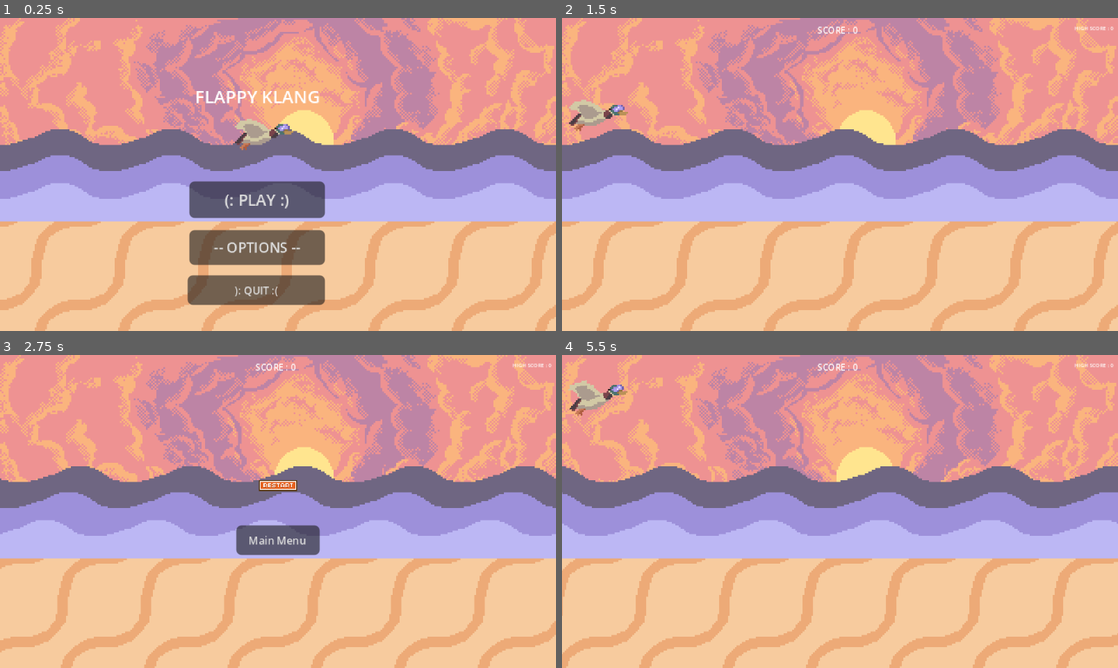
Above: before the commit, frames 1-4 (two rows, left to right).
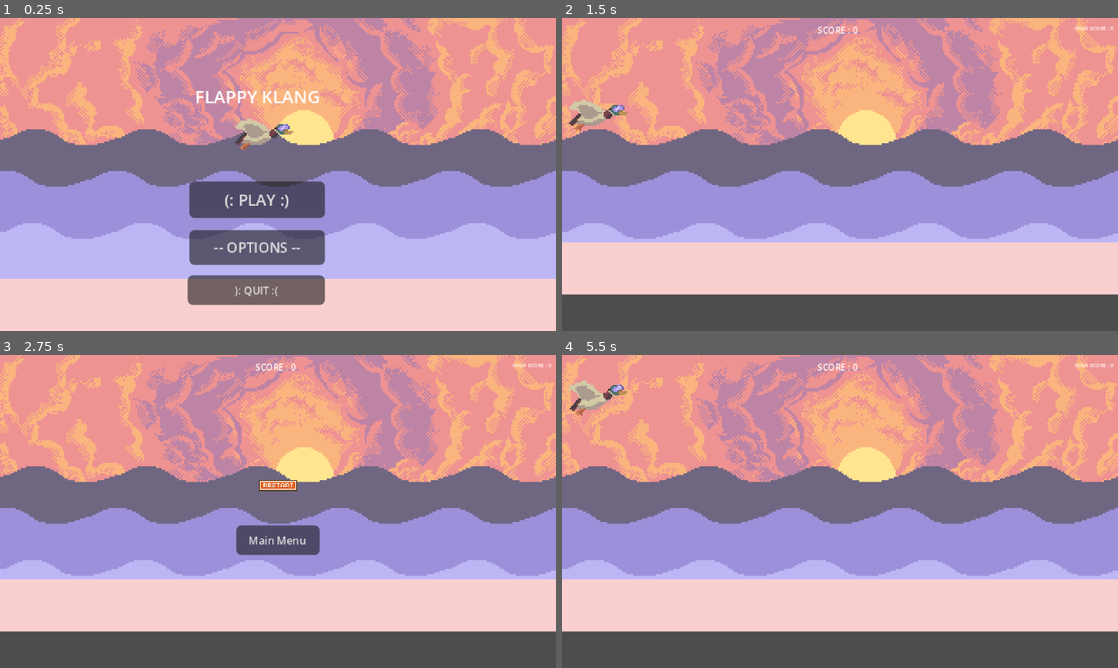
Above: after the commit, the same moments.

Repository: ThatRoucky/FLAPPY-KLANG
Game: Godot game, scene res://scenes/main_menu.tscn
Same seed, same stepped clock (60 frames per second), same inputs: the game is played once before the commit and once after it.
Inputs (mouse positions are in pixels of both pictures, inside the frame that each line leads up to):
- Up to frame 1 (0.25 s): no input
- Up to frame 2 (1.5 s): click "(: PLAY :)" at 0.5 s; tap Enter at 1.25 s; move the mouse to (962, 158) at 1.27 s
- Up to frame 3 (2.75 s): click (400, 495) at 1.52 s; click (400, 495) at 1.82 s; move the mouse to (166, 527) at 2.02 s; click (166, 527) at 2.27 s; click (166, 527) at 2.57 s
- Up to frame 4 (5.5 s): click "Main Menu" at 2.75 s; click "(: PLAY :)" at 3.5 s; tap Space at 4.25 s; move the mouse to (895, 442) at 4.27 s; tap Enter at 5 s; move the mouse to (812, 574) at 5.02 s; click (812, 574) at 5.27 s

The runs differ from the first frame. In frame 1, 48% of the frame differs, in the area x 0-100%, y 35-100%; in frame 2, 52%; in frame 3, 52%; in frame 4, 53%.

Commit message:
Changed the bg

Diff:
--- a/scenes/ground.tscn
+++ b/scenes/ground.tscn
@@ -1,21 +1,21 @@
 [gd_scene load_steps=4 format=3 uid="uid://d2ort7tfi33lg"]
 
 [ext_resource type="Script" uid="uid://bt6wb6bhnysrq" path="res://ground.gd" id="1_mi8v4"]
-[ext_resource type="Texture2D" uid="uid://bchvh0i25udsv" path="res://assets/Groung.png" id="2_mi8v4"]
+[ext_resource type="Texture2D" uid="uid://nwuv23xk7prm" path="res://assets/Beach.png" id="2_mi8v4"]
 
 [sub_resource type="RectangleShape2D" id="RectangleShape2D_w5yvf"]
-size = Vector2(960, 100)
+size = Vector2(320, 30)
 
 [node name="Ground" type="Area2D"]
 script = ExtResource("1_mi8v4")
 
 [node name="Sprite2D" type="Sprite2D" parent="."]
-position = Vector2(-384, 192)
+position = Vector2(-704, 165)
 texture = ExtResource("2_mi8v4")
 offset = Vector2(864, 0)
 
 [node name="CollisionShape2D" type="CollisionShape2D" parent="."]
-position = Vector2(480, 188)
+position = Vector2(160, 165)
 shape = SubResource("RectangleShape2D_w5yvf")
 debug_color = Color(0.30524918, 0.49490958, 1, 0.41960785)
 
--- a/scenes/main.gd
+++ b/scenes/main.gd
@@ -83,10 +83,7 @@
 		if scroll >= screen_size.x:
 			scroll = 0
 		#move ground Node
-		$Ground.position.x = -scroll
-		$DarkWave.position.x = -(scroll/4)
-		$MidWave.position.x = -(scroll/3)
-		$LightWave.position.x = -(scroll/2)
+
 		#move pipes
 		for pipe in pipes:
 			pipe.position.x -= SCROLL_SPEED
--- a/scenes/main.tscn
+++ b/scenes/main.tscn
@@ -1,16 +1,12 @@
-[gd_scene load_steps=12 format=3 uid="uid://blj5g47uwo7m0"]
+[gd_scene load_steps=8 format=3 uid="uid://blj5g47uwo7m0"]
 
 [ext_resource type="Script" uid="uid://b5ub4vbaxkiin" path="res://scenes/main.gd" id="1_sugp2"]
 [ext_resource type="PackedScene" uid="uid://cr3pl7yfk32tb" path="res://scenes/pipe.tscn" id="2_tbgi4"]
 [ext_resource type="PackedScene" uid="uid://b6xt1pam4caki" path="res://scenes/bird.tscn" id="3_jyhfs"]
 [ext_resource type="PackedScene" uid="uid://d2ort7tfi33lg" path="res://scenes/ground.tscn" id="4_jyhfs"]
+[ext_resource type="Texture2D" uid="uid://b6t0eilr6c5sj" path="res://assets/Sunset.png" id="6_o6xl0"]
 [ext_resource type="PackedScene" uid="uid://bh2ov1qga4v0o" path="res://scenes/game_over.tscn" id="6_tefeu"]
-[ext_resource type="Texture2D" uid="uid://bcbou25j341cd" path="res://assets/FIX Sunset.png" id="7_ya4ey"]
-[ext_resource type="Texture2D" uid="uid://deb512lqm5br4" path="res://assets/Sun.png" id="8_eb6dy"]
 [ext_resource type="PackedScene" uid="uid://np4msjncksa2" path="res://scenes/main_menu.tscn" id="9_85g3d"]
-[ext_resource type="Texture2D" uid="uid://ckgw1aiwauufa" path="res://assets/Dark_Wave.png" id="9_trceg"]
-[ext_resource type="Texture2D" uid="uid://oiiyhqgj6hux" path="res://assets/Mid_Wave.png" id="10_a8y0u"]
-[ext_resource type="Texture2D" uid="uid://b2mhjut2ii0k4" path="res://assets/Light_Wave.png" id="11_jkv2x"]
 
 [node name="Main" type="Node2D"]
 script = ExtResource("1_sugp2")
@@ -54,31 +50,14 @@
 text = "HIGH SCORE:"
 horizontal_alignment = 2
 
-[node name="MainMenu" parent="." instance=ExtResource("9_85g3d")]
-
-[node name="FixSunset" type="Sprite2D" parent="."]
+[node name="Sunset" type="Sprite2D" parent="."]
 position = Vector2(160, 90)
-texture = ExtResource("7_ya4ey")
-
-[node name="Sun" type="Sprite2D" parent="."]
-position = Vector2(175, 64)
-texture = ExtResource("8_eb6dy")
-
-[node name="DarkWave" type="Sprite2D" parent="."]
-position = Vector2(480, 75)
-texture = ExtResource("9_trceg")
-
-[node name="MidWave" type="Sprite2D" parent="."]
-position = Vector2(480, 90)
-texture = ExtResource("10_a8y0u")
-
-[node name="LightWave" type="Sprite2D" parent="."]
-position = Vector2(480, 106)
-texture = ExtResource("11_jkv2x")
+texture = ExtResource("6_o6xl0")
 
 [node name="Ground" parent="." instance=ExtResource("4_jyhfs")]
-z_index = 1
 position = Vector2(0, -21)
+
+[node name="MainMenu" parent="." instance=ExtResource("9_85g3d")]
 
 [connection signal="timeout" from="PipeTimer" to="." method="_on_pipe_timer_timeout"]
 [connection signal="restart" from="GameOver" to="." method="_on_game_over_restart"]
--- a/scenes/main_menu.tscn
+++ b/scenes/main_menu.tscn
@@ -1,13 +1,9 @@
-[gd_scene load_steps=17 format=3 uid="uid://np4msjncksa2"]
+[gd_scene load_steps=13 format=3 uid="uid://np4msjncksa2"]
 
 [ext_resource type="Script" uid="uid://df47fj8wjai87" path="res://main_menu.gd" id="1_l6cm7"]
-[ext_resource type="Texture2D" uid="uid://bcbou25j341cd" path="res://assets/FIX Sunset.png" id="3_tbmy8"]
-[ext_resource type="Texture2D" uid="uid://deb512lqm5br4" path="res://assets/Sun.png" id="4_jk1qb"]
+[ext_resource type="Texture2D" uid="uid://b6t0eilr6c5sj" path="res://assets/Sunset.png" id="3_wu84c"]
+[ext_resource type="Texture2D" uid="uid://nwuv23xk7prm" path="res://assets/Beach.png" id="4_8ln24"]
 [ext_resource type="Texture2D" uid="uid://d1hbdbl0doaer" path="res://assets/Klang jump-Sheet.png" id="4_wu84c"]
-[ext_resource type="Texture2D" uid="uid://ckgw1aiwauufa" path="res://assets/Dark_Wave.png" id="5_5dd4i"]
-[ext_resource type="Texture2D" uid="uid://oiiyhqgj6hux" path="res://assets/Mid_Wave.png" id="6_lgwnu"]
-[ext_resource type="Texture2D" uid="uid://b2mhjut2ii0k4" path="res://assets/Light_Wave.png" id="7_flqon"]
-[ext_resource type="PackedScene" uid="uid://d2ort7tfi33lg" path="res://scenes/ground.tscn" id="8_rcqid"]
 
 [sub_resource type="AtlasTexture" id="AtlasTexture_8ln24"]
 atlas = ExtResource("4_wu84c")
@@ -79,30 +75,6 @@
 animation = &"KLANG"
 frame = 6
 
-[node name="FixSunset" type="Sprite2D" parent="."]
-position = Vector2(160, 90)
-texture = ExtResource("3_tbmy8")
-
-[node name="Sun" type="Sprite2D" parent="."]
-position = Vector2(175, 64)
-texture = ExtResource("4_jk1qb")
-
-[node name="DarkWave2" type="Sprite2D" parent="."]
-position = Vector2(480, 75)
-texture = ExtResource("5_5dd4i")
-
-[node name="MidWave2" type="Sprite2D" parent="."]
-position = Vector2(480, 90)
-texture = ExtResource("6_lgwnu")
-
-[node name="LightWave2" type="Sprite2D" parent="."]
-position = Vector2(480, 106)
-texture = ExtResource("7_flqon")
-
-[node name="Ground" parent="." instance=ExtResource("8_rcqid")]
-z_index = 1
-position = Vector2(0, -21)
-
 [node name="Title" type="Label" parent="."]
 z_index = 2
 layout_mode = 0
@@ -144,6 +116,14 @@
 theme_override_font_sizes/font_size = 9
 text = "(: PLAY :)"
 
+[node name="Sunset" type="Sprite2D" parent="."]
+position = Vector2(160, 90)
+texture = ExtResource("3_wu84c")
+
+[node name="Beach" type="Sprite2D" parent="."]
+position = Vector2(160, 165)
+texture = ExtResource("4_8ln24")
+
 [connection signal="animation_finished" from="KLANG" to="." method="_on_klang_animation_finished"]
 [connection signal="pressed" from="Quit" to="." method="_on_quit_pressed"]
 [connection signal="pressed" from="Option" to="." method="_on_option_pressed"]
Not shown, added: assets/Beach.png.import
Not shown, added: assets/Sunset.png.import
